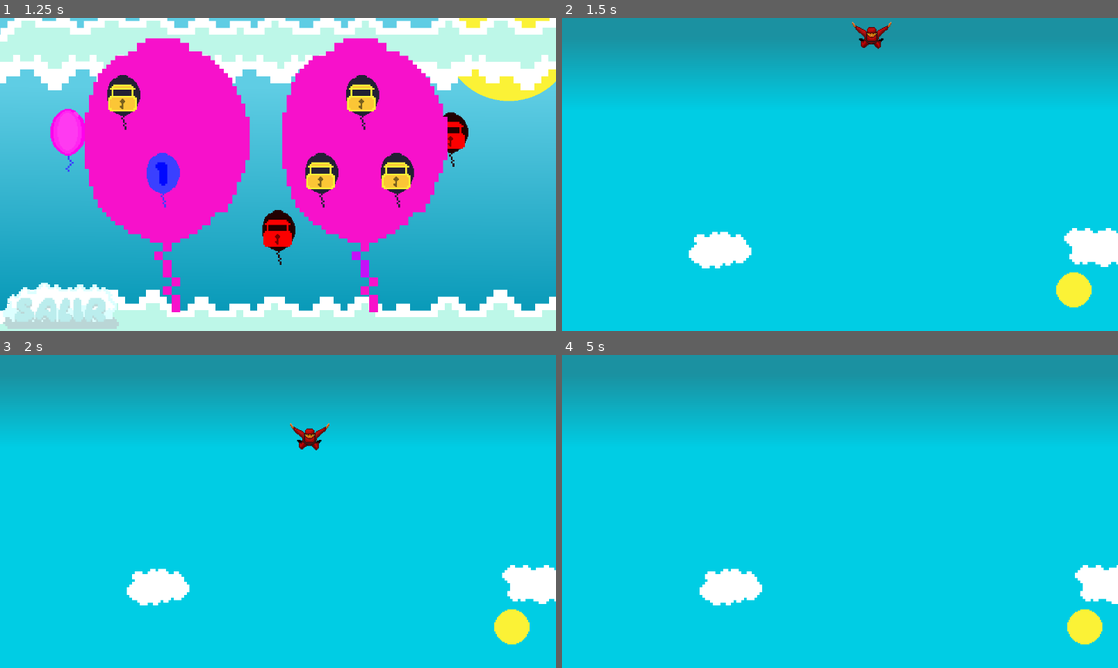
Above: before the commit, frames 1-4 (two rows, left to right).
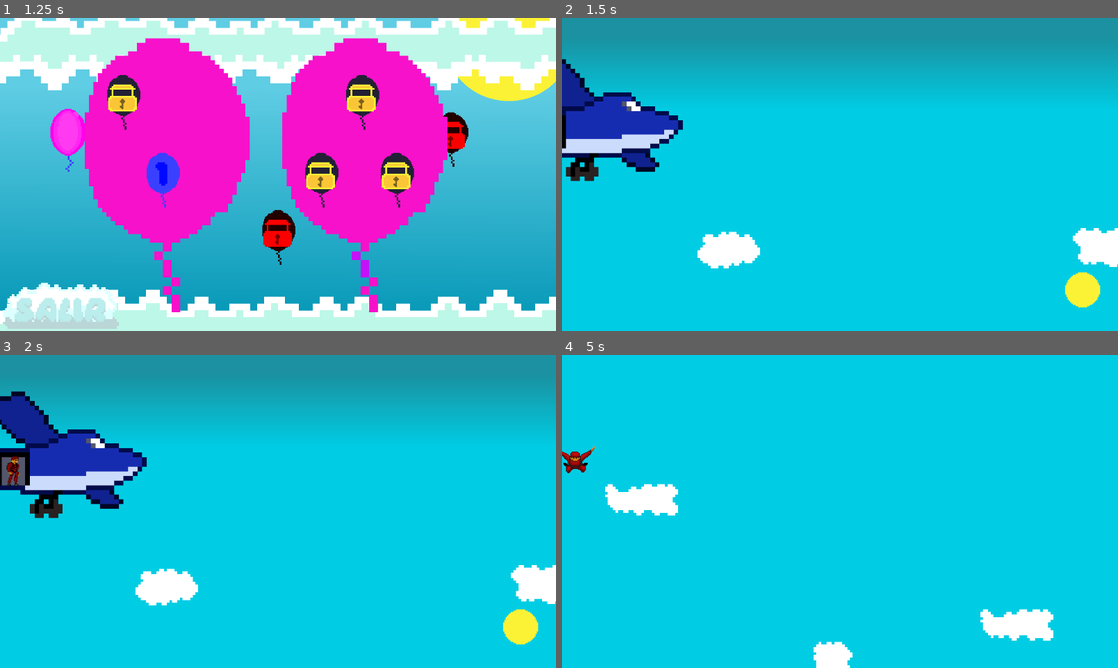
Above: after the commit, the same moments.

Repository: kevinMG01/CaidaExtrema_Version_2.1
Game: Godot game, scene res://escenas/menus/menu_de_niveles/Menu_de_zonas.tscn
Same seed, same stepped clock (60 frames per second), same inputs: the game is played once before the commit and once after it. The project has no main scene, so this scene is started directly.
Inputs (mouse positions are in pixels of both pictures, inside the frame that each line leads up to):
- Up to frame 1 (1.25 s): click (66, 140) at 0.5 s
- Up to frame 2 (1.5 s): click (723, 180) at 1.25 s
- Up to frame 3 (2 s): no input
- Up to frame 4 (5 s): tap Enter (ui_accept) at 2, 2.1, 2.27, 2.57, 3.6 s; move the mouse to (962, 495) at 2.02 s; hold Right (ui_right) 2.03-2.75 s; click (962, 495) at 2.17 s; drag from (728, 527) to (812, 574) at 2.77 s; move the mouse to (895, 442) at 3.52 s; hold Left (ui_left) 3.53-4.25 s; drag from (812, 574) to (673, 464) at 4.27 s

Frame 1 is identical in both runs. In frame 2, 6.0% of the frame differs, in the area x 0-100%, y 1-93%; in frame 3, 7.3%; in frame 4, 26%, in the area x 0-100%, y 0-100%.

Commit message:
movimiento del avión y función de salto del jugador

Diff:
--- /dev/null
+++ b/caidaextremas_version_2.1/escenas/avion/avion.gd
@@ -0,0 +1,29 @@
+extends Sprite2D
+
+var player = preload("res://escenas/player/player.tscn")
+
+var player_en_escena = false
+
+func _physics_process(delta: float) -> void:
+	position.x += 2
+
+
+func spawn():
+	var new_player = player.instantiate()
+	new_player.global_position = $player.global_position
+	$player.visible = false
+	$Camera2D.queue_free()
+	get_parent().add_child(new_player)
+
+
+func _input(event: InputEvent) -> void:
+	if Input.is_action_just_pressed("ui_accept"):
+		if not player_en_escena:
+			spawn()
+			player_en_escena = true
+
+
+func _on_timer_timeout() -> void:
+	if not player_en_escena:
+		spawn()
+		player_en_escena = true
--- /dev/null
+++ b/caidaextremas_version_2.1/escenas/avion/avion.tscn
@@ -0,0 +1,28 @@
+[gd_scene load_steps=4 format=3 uid="uid://du5q4kj6nvh12"]
+
+[ext_resource type="Texture2D" uid="uid://ce4solo64mn75" path="res://assets/avion/avion.png" id="1_e213w"]
+[ext_resource type="Texture2D" uid="uid://cgguid3voh166" path="res://assets/sprites/player/SUELO/Idle/PJIdel1.png" id="2_1m3v0"]
+[ext_resource type="Script" uid="uid://c5h2mkrib4hhp" path="res://escenas/avion/avion.gd" id="2_e5k5x"]
+
+[node name="avion" type="Sprite2D"]
+scale = Vector2(1.79574, 1.79574)
+texture = ExtResource("1_e213w")
+flip_h = true
+script = ExtResource("2_e5k5x")
+
+[node name="player" type="Sprite2D" parent="."]
+position = Vector2(8.75, 7.25)
+scale = Vector2(0.425781, 0.378906)
+texture = ExtResource("2_1m3v0")
+
+[node name="Timer" type="Timer" parent="."]
+wait_time = 10.0
+one_shot = true
+autostart = true
+
+[node name="Camera2D" type="Camera2D" parent="."]
+limit_left = 0
+limit_top = 0
+limit_right = 1330
+
+[connection signal="timeout" from="Timer" to="." method="_on_timer_timeout"]
--- a/caidaextremas_version_2.1/escenas/menus/menu_de_niveles/zona_1_globos/nivel_1/nivel_1.gd
+++ b/caidaextremas_version_2.1/escenas/menus/menu_de_niveles/zona_1_globos/nivel_1/nivel_1.gd
@@ -5,7 +5,6 @@
 
 # Called when the node enters the scene tree for the first time.
 func _ready():
-
 	pass # Replace with function body.
 
 
--- a/caidaextremas_version_2.1/escenas/menus/menu_de_niveles/zona_1_globos/nivel_1/nivel_1.tscn
+++ b/caidaextremas_version_2.1/escenas/menus/menu_de_niveles/zona_1_globos/nivel_1/nivel_1.tscn
@@ -2,8 +2,8 @@
 
 [ext_resource type="Texture2D" uid="uid://xjhgcnaduwe3" path="res://assets/Zonas/Zona_1/Nubes y cielo dia.png" id="1_bx6lr"]
 [ext_resource type="Script" uid="uid://81eaj85wy2d2" path="res://escenas/menus/menu_de_niveles/zona_1_globos/nivel_1/nivel_1.gd" id="1_iu7yy"]
-[ext_resource type="PackedScene" uid="uid://yn5a0qhdejhy" path="res://escenas/player/player.tscn" id="2_288qa"]
 [ext_resource type="PackedScene" uid="uid://vh5jwq5a514g" path="res://escenas/enemies/globo/globo.tscn" id="3_288qa"]
+[ext_resource type="PackedScene" uid="uid://du5q4kj6nvh12" path="res://escenas/avion/avion.tscn" id="5_rfy4n"]
 
 [sub_resource type="TileSetAtlasSource" id="TileSetAtlasSource_288qa"]
 texture = ExtResource("1_bx6lr")
@@ -80,9 +80,6 @@
 tile_map_data = PackedByteArray("AAABABoAAAAdAAAAAAABABsAAAAcAAAAAAACABoAAAAeAAAAAAADABoAAAAeAAAAAAADABsAAAAhAAAAAAAEABoAAAAfAAAAAAAEABsAAAAgAAAAAAA=")
 tile_set = SubResource("TileSet_rfy4n")
 
-[node name="player" parent="." instance=ExtResource("2_288qa")]
-position = Vector2(730, 0)
-
 [node name="Enemigos" type="Node2D" parent="."]
 
 [node name="Globo" parent="Enemigos" instance=ExtResource("3_288qa")]
@@ -94,13 +91,6 @@
 [node name="Globo3" parent="Enemigos" instance=ExtResource("3_288qa")]
 position = Vector2(74, 4479)
 
-[node name="Camera2D" type="Camera2D" parent="."]
-limit_left = 0
-limit_top = 0
-limit_right = 1275
-limit_bottom = 6500
-editor_draw_limits = true
-
 [node name="Meta" type="Area2D" parent="."]
 position = Vector2(633, 6254)
 
@@ -109,4 +99,7 @@
 shape = SubResource("RectangleShape2D_rfy4n")
 debug_color = Color(0.546292, 0.56523, 0, 0.42)
 
+[node name="avion" parent="." instance=ExtResource("5_rfy4n")]
+position = Vector2(-65, 246)
+
 [connection signal="body_entered" from="Meta" to="." method="_on_meta_body_entered"]
Binary file added: caidaextremas_version_2.1/assets/avion/avion.png
Not shown, added: caidaextremas_version_2.1/assets/avion/avion.png.import
Not shown, added: caidaextremas_version_2.1/escenas/avion/avion.gd.uid
